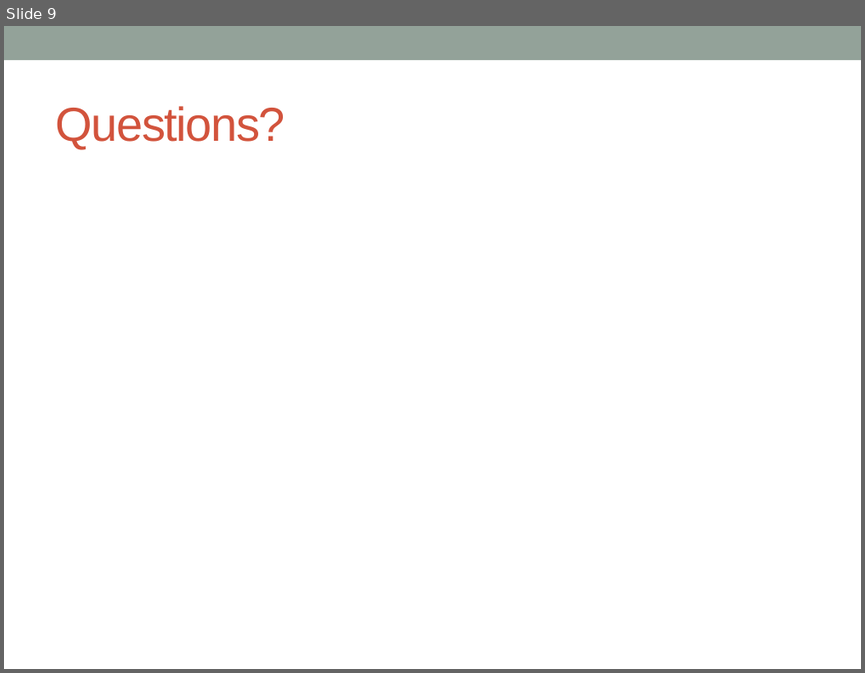
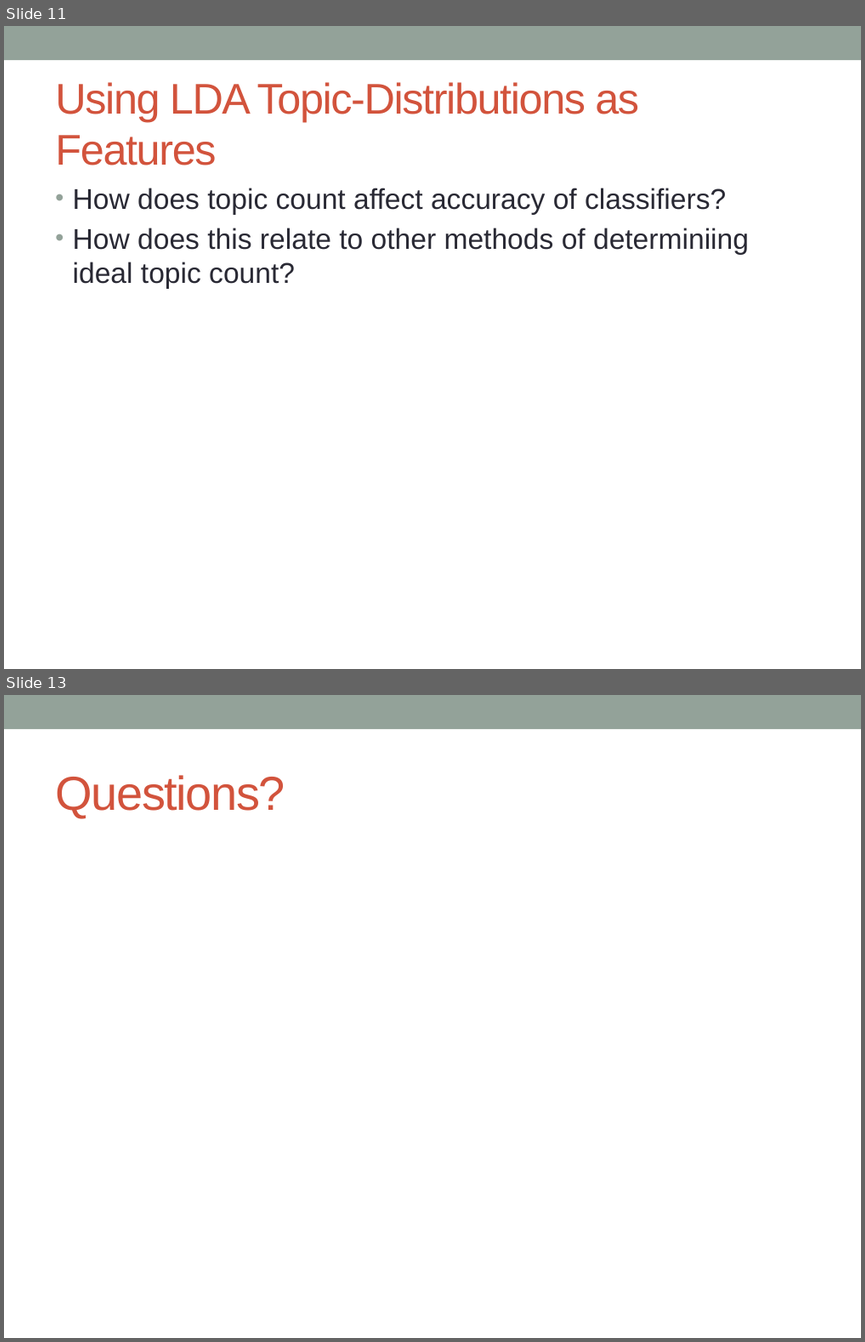
Before and after one commit to markheimann/Bayesian-ML, a slide deck: BMML_Presentation.pptx. Shown one above the other, each under a label of ours: slide 9 before the commit, slides 11 and 13 after it; the slides between them are not shown. The pictures are 865x673 and 865x1342 pixels, drawn with LibreOffice and Linux fonts; fonts in the diff are those of the drawing. Boxes give left, top, right and bottom in pixels: in the first picture for what was removed or moved away, otherwise in the second. Text is boxed around its words. In the diff, an @@ line names an element or a change of style, - is before the commit and + after.

```diff
--- a/BMML_Presentation.pptx
+++ b/BMML_Presentation.pptx
@@ slide 11 added at <box>4,26,861,669</box>, background #FFFFFF; not listed: 1 template element that a slide beside it also shows @@
@@ title added at <box>55,82,639,165</box>, 36 pt, text #D2533C @@
+Using LDA Topic-Distributions as Features
@@ text added at <box>73,188,749,289</box>, 24 pt, text #292934 @@
+• How does topic count affect accuracy of classifiers?
+• How does this relate to other methods of determiniing ideal topic count?
@@ what was slide 9 is now slide 13 @@
```
Also in this commit, not shown: 7 slides changed, 3 other slides added.
